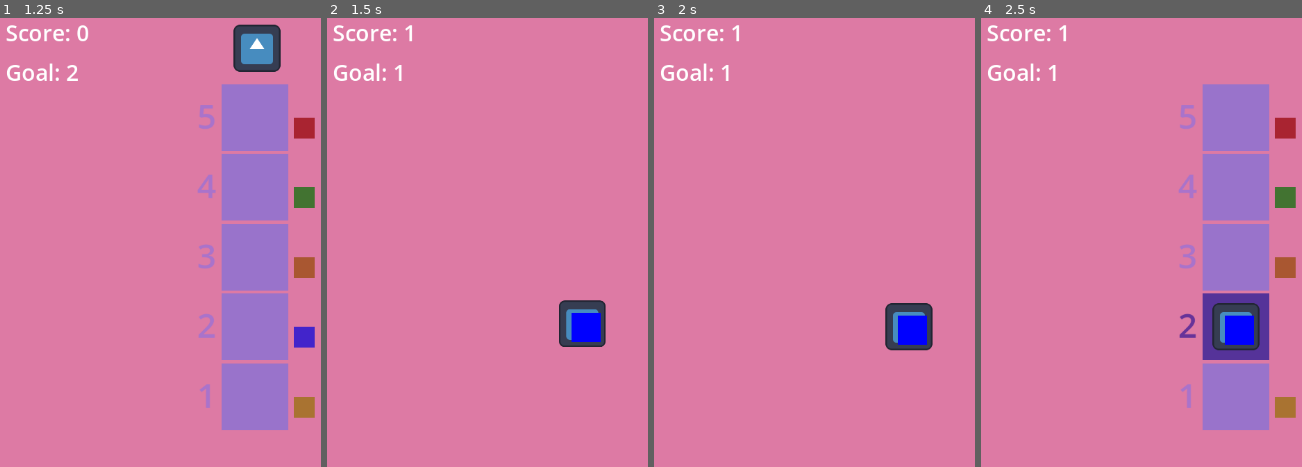
Above: before the commit, frames 1-4 (left to right).
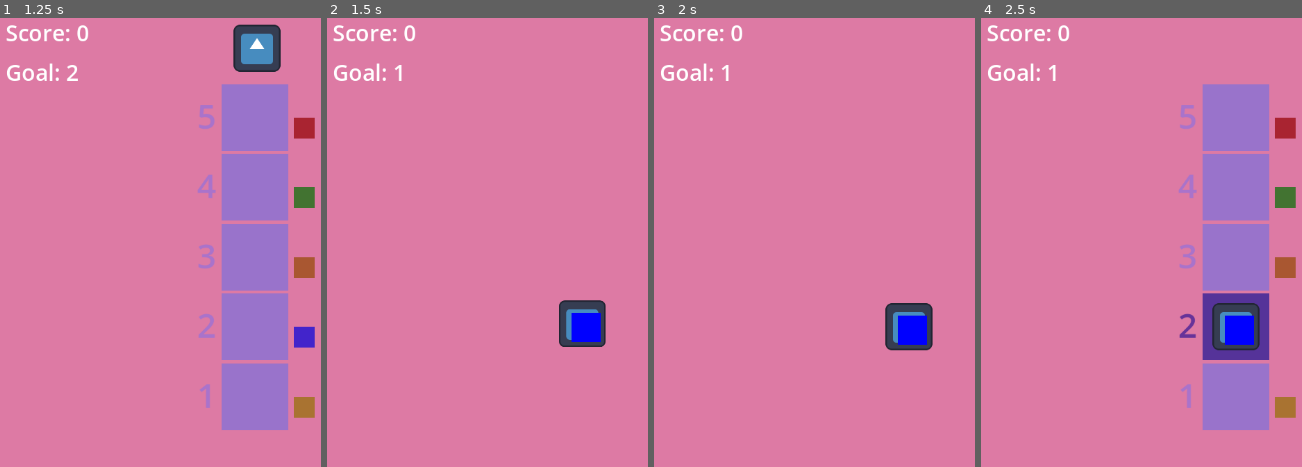
Above: after the commit, the same moments.

Repository: hamzasclone2/elevator
Game: Godot game, scene res://world.tscn
Same seed, same stepped clock (60 frames per second), same inputs: the game is played once before the commit and once after it. The engine's default icon, where the game draws it, is replaced by a stand-in: a white triangle on a blue panel in a dark square.
Inputs (mouse positions are in pixels of both pictures, inside the frame that each line leads up to):
- Up to frame 1 (1.25 s): tap Enter at 0.5 s; move the mouse to (256, 49) at 0.52 s; press the mouse at (256, 49) at 0.53 s
- Up to frame 2 (1.5 s): tap Space at 1.25 s; move the mouse to (outside the picture) at 1.27 s; release the mouse at (outside the picture) at 1.28 s; click (outside the picture) at 1.35 s
- Up to frame 3 (2 s): no input
- Up to frame 4 (2.5 s): tap Enter at 2 s; move the mouse to (1138, 175) at 2.02 s; press the mouse at (1138, 175) at 2.03 s

Frame 1 is identical in both runs. In frame 2, less than 0.1% of the frame differs, in the area x 23-28%, y 1-6%; in frame 3, less than 0.1%; in frame 4, less than 0.1%.

Commit message:
score only comes from dropping off passenger

Diff:
--- a/Elevator.gd
+++ b/Elevator.gd
@@ -1,17 +1,16 @@
 extends Node2D
 
-var draggable = false
-var is_inside_droppable = false
+var draggable: bool = false
+var is_inside_droppable: bool = false
 var body_ref: StaticBody2D
 var offset: Vector2
 var initialPos: Vector2
 var timer: Timer
-@onready var sprite_2d = $Sprite2D
+@onready var sprite_2d: Sprite2D = $Sprite2D
 
 # Called when the node enters the scene tree for the first time.
 func _ready():
 	pass
-
 
 # Called every frame. 'delta' is the elapsed time since the previous frame.
 func _process(_delta):
@@ -33,7 +32,7 @@
 				print("current level: ", body_ref.get_node("Label").text)
 				Global.currentLevel = body_ref.get_node("Label").text
 				if body_ref.get_node("Label").text == str(Global.goalLevel):
-					Global.score += 1
+					#Global.score += 1
 					get_parent()._on_timer_timeout()
 				dropOff()
 				checkPassenger()
@@ -78,3 +77,4 @@
 			remove_child(passenger)
 			passenger.queue_free()
 			Global.passengerInElevator = false
+			Global.score += 1
